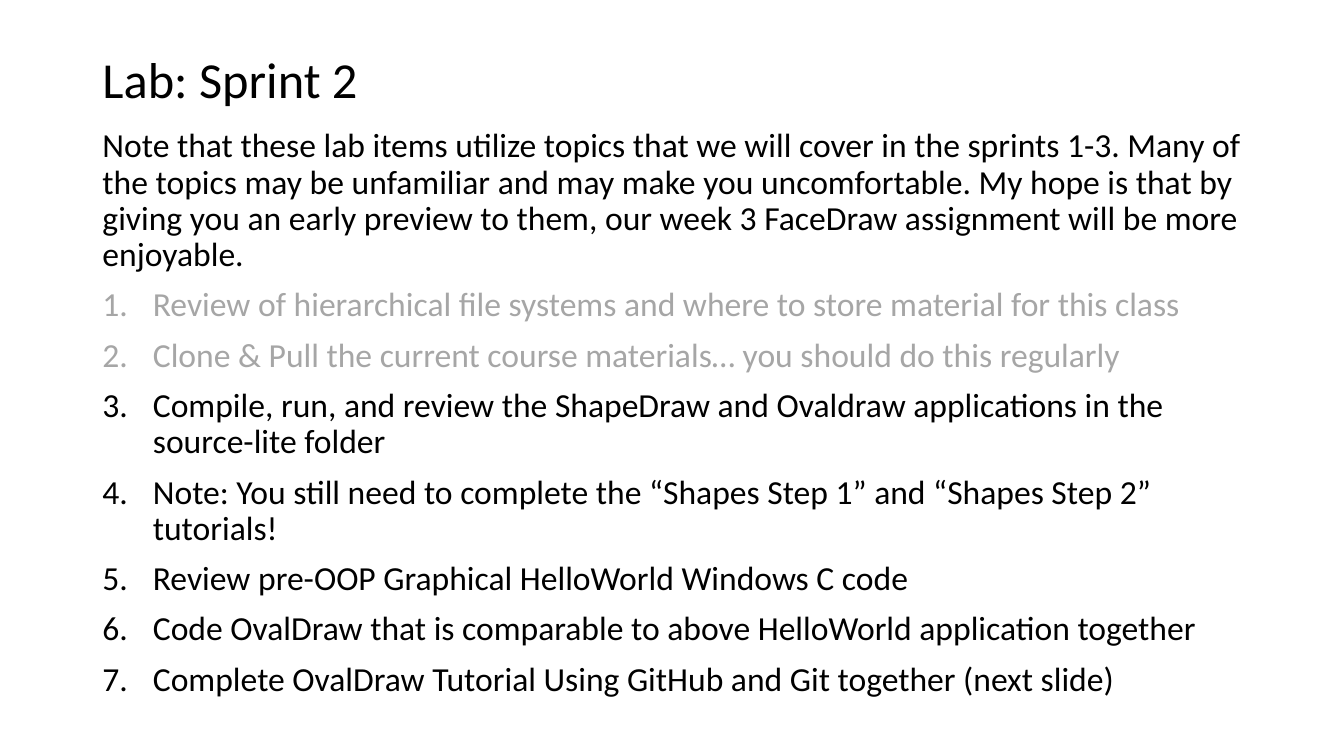
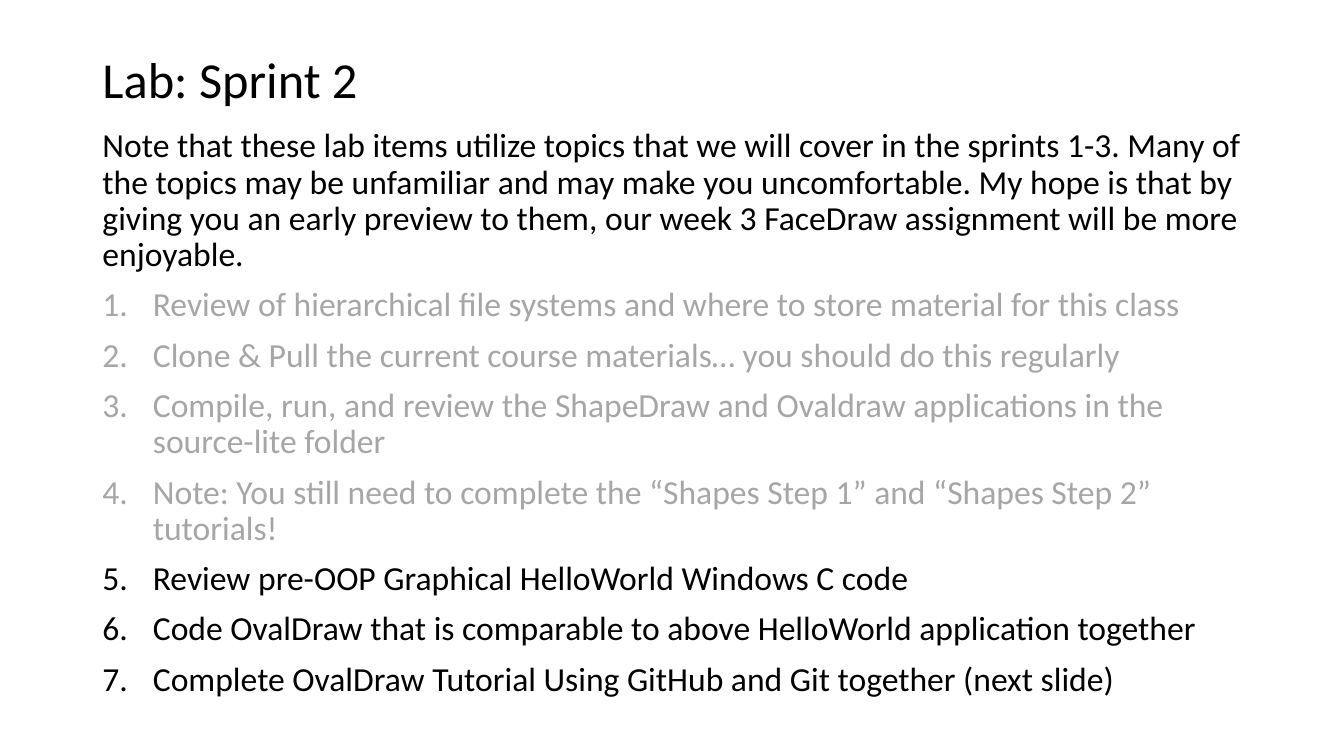
Before and after one commit to jamesbaptiste1/cpsc-24500-2019-01-spring-001, a slide deck: slide 10 of lecture-presentations/2019-02-07.pptx. Drawn at 1344x756 pixels with LibreOffice and Linux fonts; fonts in the diff are those of the drawing. Boxes give left, top, right and bottom in pixels: in the first picture for what was removed or moved away, otherwise in the second. Text is boxed around its words. In the diff, an @@ line names an element or a change of style, - is before the commit and + after.

```diff
--- a/lecture-presentations/2019-02-07.pptx
+++ b/lecture-presentations/2019-02-07.pptx
@@ text at (153,394,1164,540): text colour #000000 to #A6A6A6 in "Compile, run, and review the ShapeDraw and ...", "Note: You still need to complete the ..." @@
```
Also in this commit, not shown: 4 other files.
